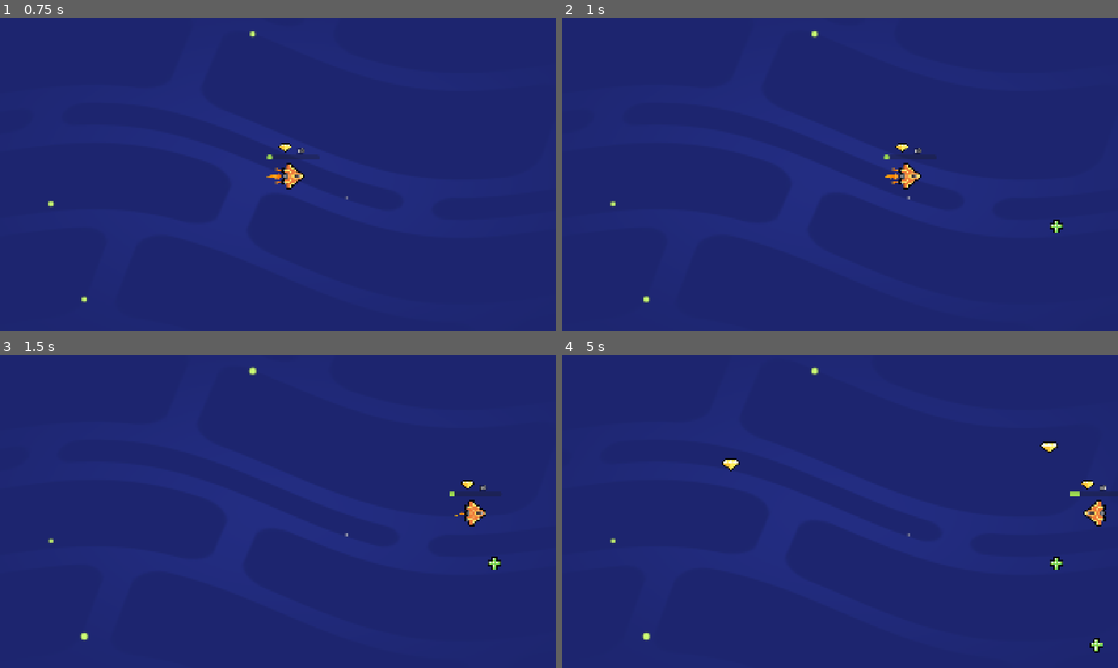
Above: before the commit, frames 1-4 (two rows, left to right).
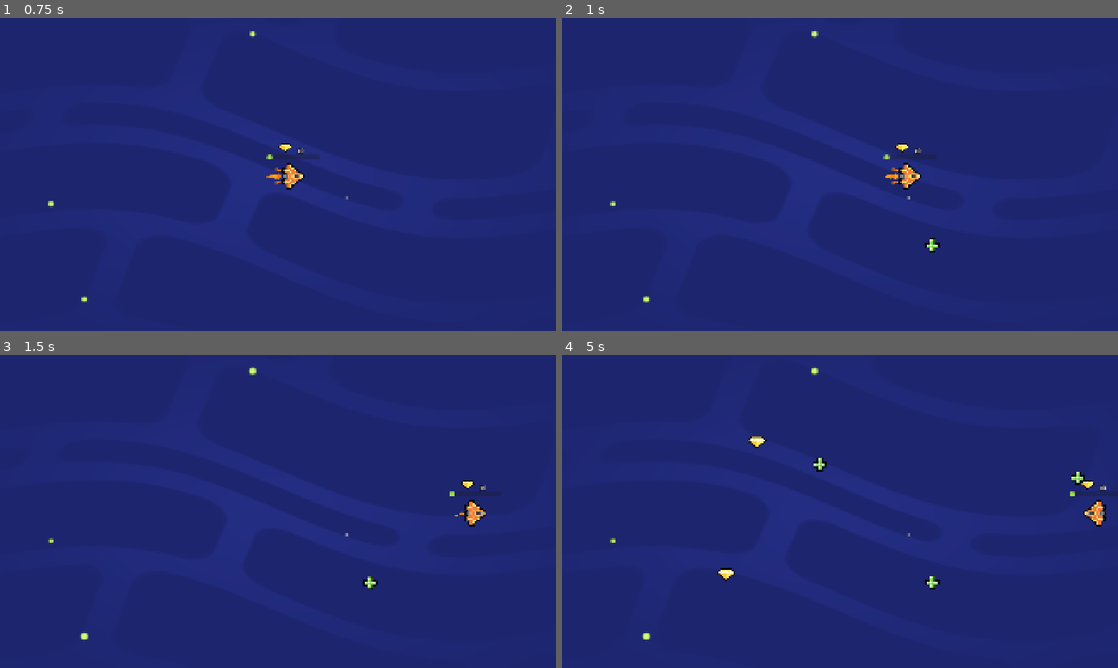
Above: after the commit, the same moments.

Repository: Jasongda/M05-Loot-It-All
Game: Godot game, scene res://lessons/space_level.tscn
Same seed, same stepped clock (60 frames per second), same inputs: the game is played once before the commit and once after it.
Inputs (mouse positions are in pixels of both pictures, inside the frame that each line leads up to):
- Up to frame 1 (0.75 s): tap Enter at 0.5 s; move the mouse to (400, 158) at 0.52 s; hold D (move_right) from 0.53 s (still down); tap Z at 0.6 s; click (400, 158) at 0.67 s
- Up to frame 2 (1 s): keep holding D (move_right); tap Space at 0.77 s
- Up to frame 3 (1.5 s): release D (move_right) at 1.25 s; drag from (166, 527) to (422, 514) at 1.27 s
- Up to frame 4 (5 s): move the mouse to (895, 442) at 2.02 s; hold D (move_right) 2.03-2.75 s; tap Z at 2.1, 3.6 s; drag from (812, 574) to (1056, 564) at 2.77 s; move the mouse to (1006, 558) at 3.52 s; hold A (move_left) 3.53-4.25 s; tap Space at 3.77 s; drag from (673, 464) to (756, 433) at 4.27 s

Frame 1 is identical in both runs. In frame 2, 0.1% of the frame differs, in the area x 65-91%, y 64-75%; in frame 3, 0.2%; in frame 4, 0.7%, in the area x 27-98%, y 26-96%.
Error in both runs: Invalid access to property or key 'timeout' on a base object of type 'null instance'. (res://lessons/random_item_placer.gd:5)

Commit message:
M5L10 Completed

Diff:
--- a/lessons/item.gd
+++ b/lessons/item.gd
@@ -3,6 +3,19 @@
 
 func _ready() -> void:
 	area_entered.connect(_on_area_entered)
+	play_floating_animation()
+
+func play_floating_animation() -> void:
+	var _tween := create_tween()
+	var _sprite_2d := get_node("Sprite2D")
+	var _position_offset := Vector2(0.0, 4.0)
+	var _duration = randf_range(0.8, 1.2)
+	_tween.tween_property(_sprite_2d, "position", _position_offset, _duration)
+	_tween.tween_property(_sprite_2d, "position", -1.0 * _position_offset, _duration)
+	_tween.set_loops()
+	_tween.set_trans(Tween.TRANS_SINE)
+
+
 
 func _on_area_entered(_on_area_entered: Area2D) -> void:
 	queue_free()
